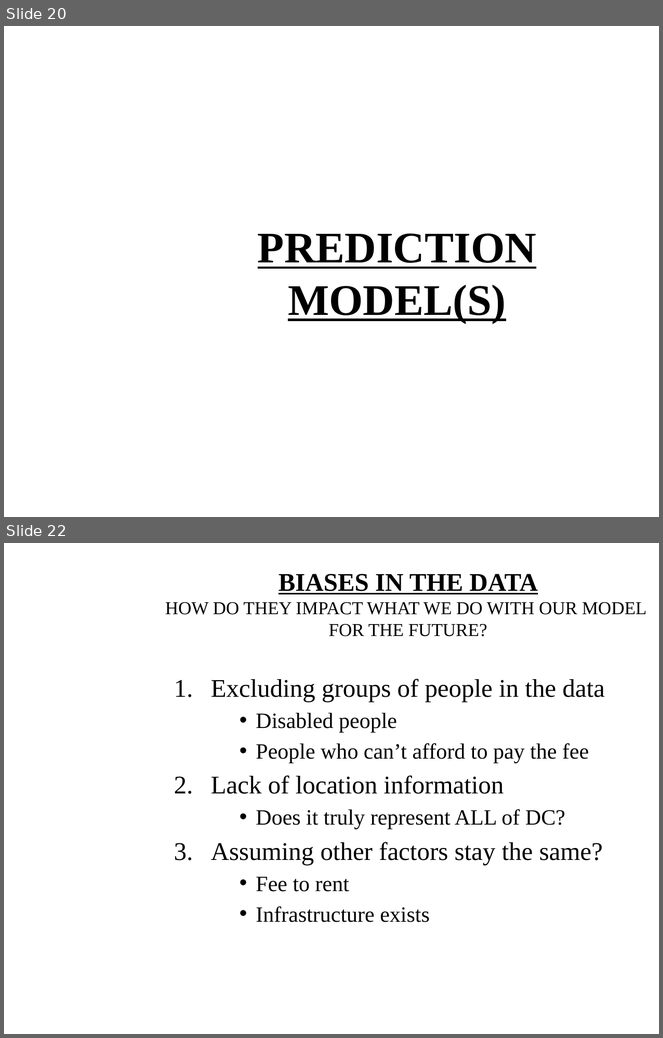
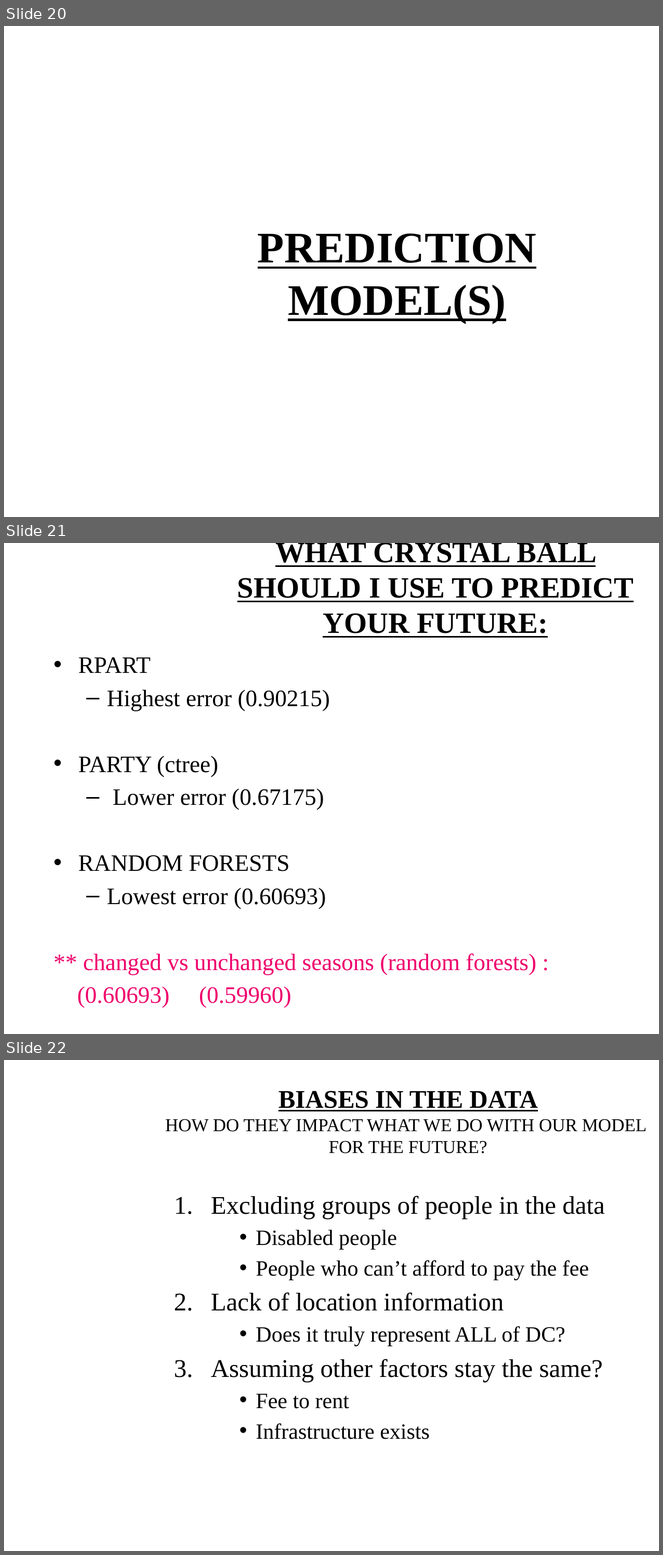
Before and after one commit to divyasriram22/TpT-BikeShareKaggle, a slide deck: DS_Kaggle_Bike_Share_Final_Presentation.pptx. Shown one above the other, each under a label of ours: slides 20 and 22 before the commit, slides 20, 21 and 22 after it; the slides between them are not shown. The pictures are 663x1038 and 663x1555 pixels, drawn with LibreOffice and Linux fonts; fonts in the diff are those of the drawing; background and template pictures are left out. Boxes give left, top, right and bottom in pixels: in the first picture for what was removed or moved away, otherwise in the second. Text is boxed around its words. In the diff, an @@ line names an element or a change of style, - is before the commit and + after.

```diff
--- a/DS_Kaggle_Bike_Share_Final_Presentation.pptx
+++ b/DS_Kaggle_Bike_Share_Final_Presentation.pptx
@@ slide 21 added at (x1=4, y1=543, x2=659, y2=1034), background picture (left out) @@
@@ title added at (x1=237, y1=543, x2=634, y2=638), 32.4 pt, text #000000, bold, underline @@
+WHAT CRYSTAL BALL SHOULD I USE TO PREDICT YOUR FUTURE:
@@ text added at (x1=77, y1=657, x2=536, y2=1008), 25.9 pt, text #000000 @@
+• RPART
+  – Highest error (0.90215)
+• PARTY (ctree)
+  – Lower error (0.67175)
+• RANDOM FORESTS
+  – Lowest error (0.60693)
+** changed vs unchanged seasons (random forests) :
+(0.60693) (0.59960)
```
Also in this commit, not shown: 1 slide changed, 1 slide removed, 11 other files.
